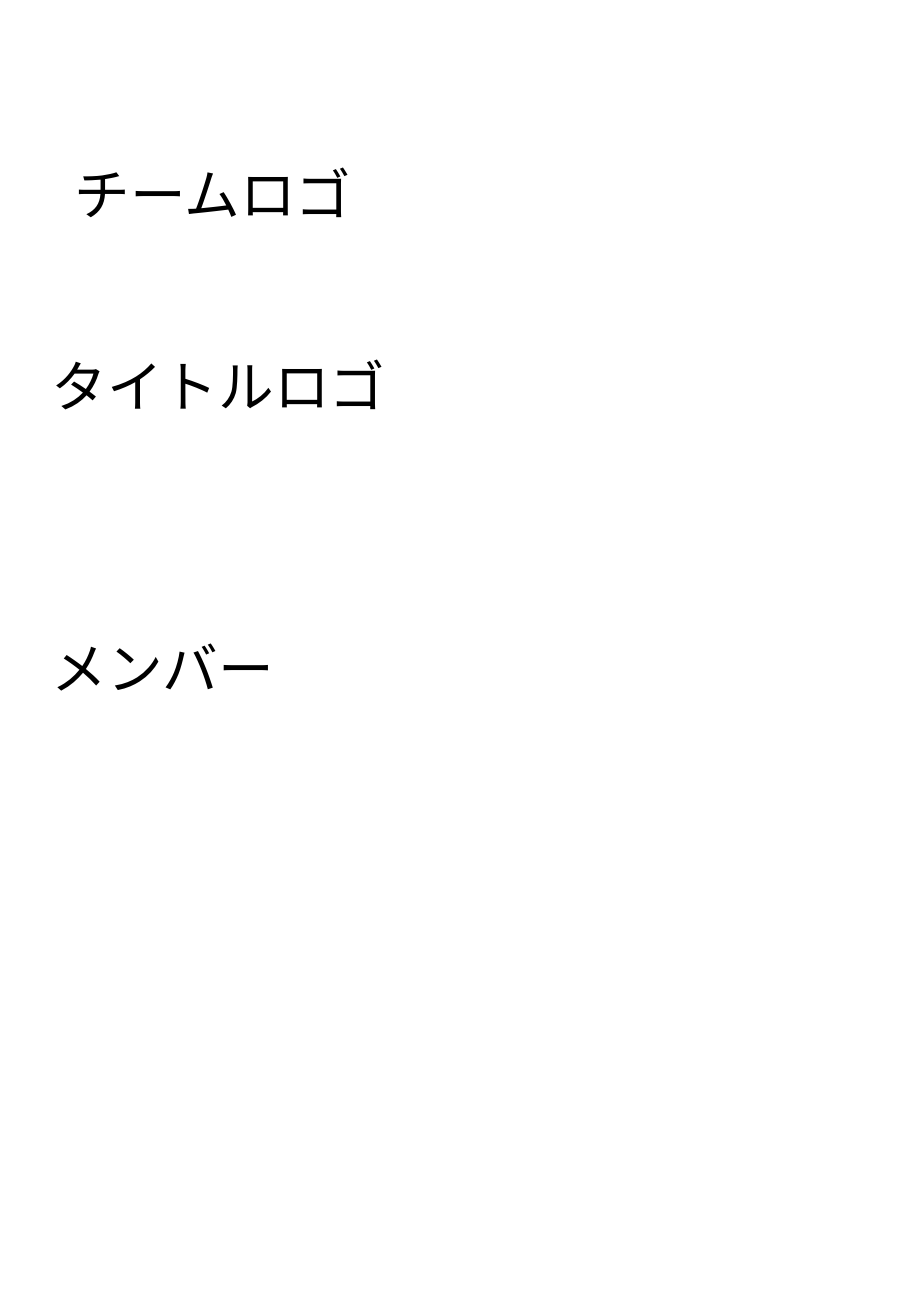
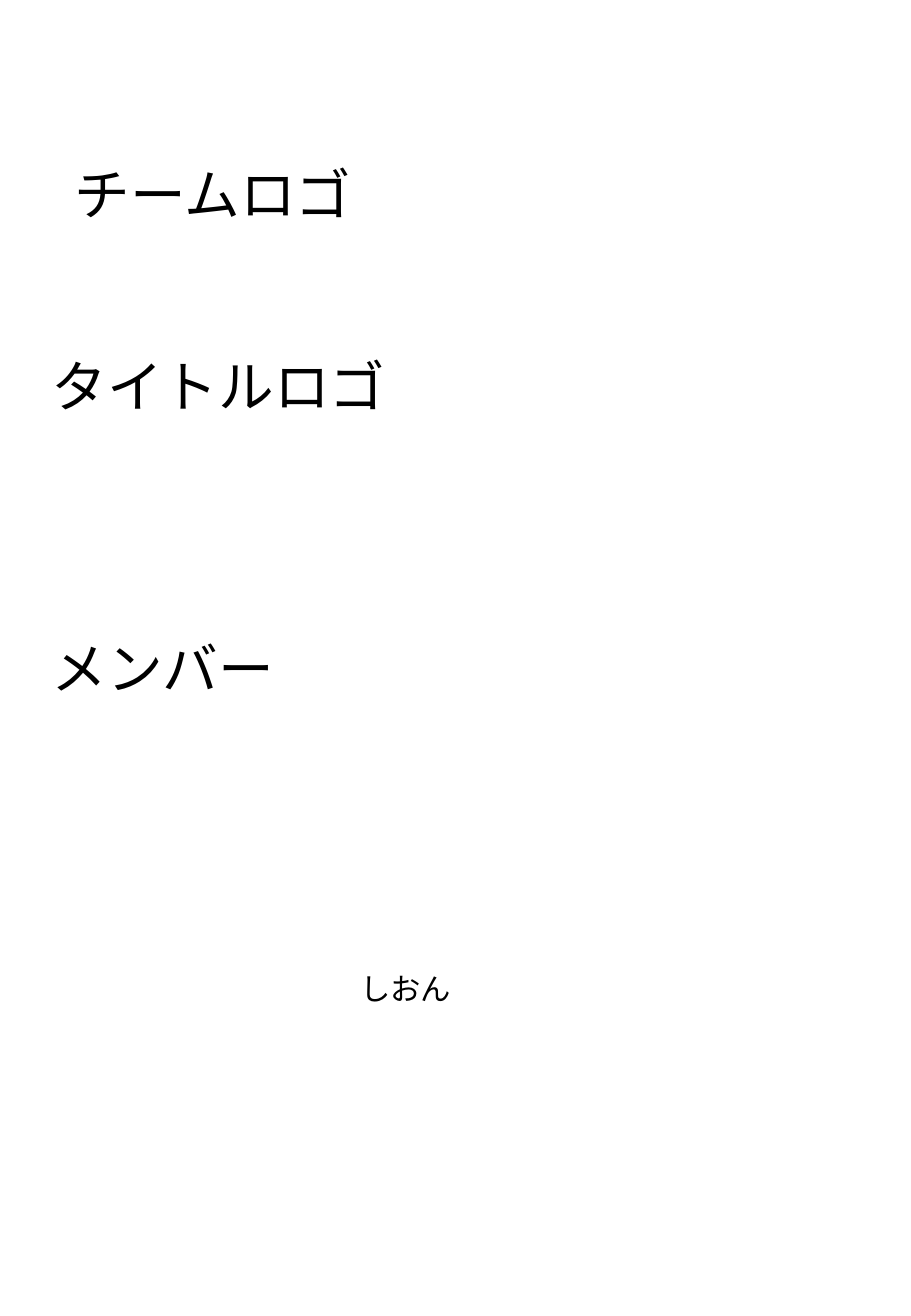
Before and after one commit to TomoyaKanazaki/Graduation, a slide deck: slide 1 of 99_pranning/卒プレアーカイブ.pptx. Drawn at 911x1316 pixels with LibreOffice and Linux fonts; fonts in the diff are those of the drawing. Boxes give left, top, right and bottom in pixels: in the first picture for what was removed or moved away, otherwise in the second. Text is boxed around its words. In the diff, an @@ line names an element or a change of style, - is before the commit and + after.

```diff
--- a/99_pranning/卒プレアーカイブ.pptx
+++ b/99_pranning/卒プレアーカイブ.pptx
@@ text added at [360, 975, 451, 1002], 18 pt, text #000000 @@
+しおん
```
Also in this commit, not shown: 8 other slides changed, 1 slide added, 1 slide removed.
